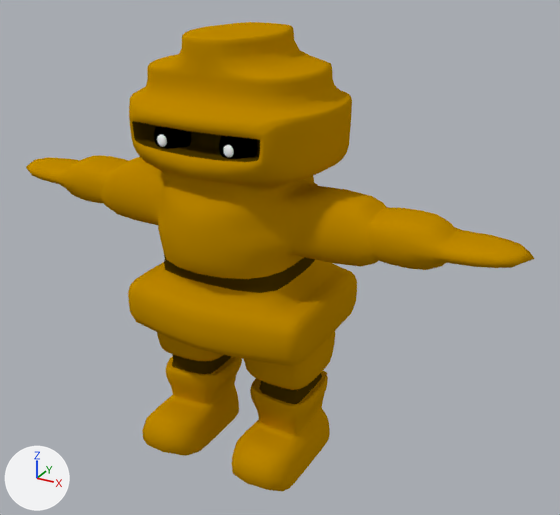
The Blender file Super Nova Dragon (3d)/Assets/SND/SND_Models/knight.blend, before and after one commit.
Rendered twice from a 50 mm camera at (8.1, -13.11, 6.36) aimed at (0.73, 0.31, -0.34). Lighting does not change. The marker at lower left points along +X, +Y and +Z.
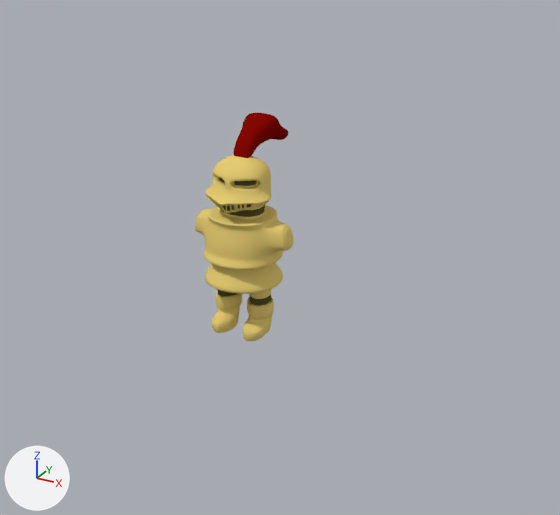
Edits to the bpy script that builds the scene:
```text
Add mat_material_001:
    mat_material_001 = diffuse_material('Material.001')
    mat_material_001.base_color = (0.8, 0.615, 0.177)  # yellow #e7ce75
Add mat_material_003:
    mat_material_003 = diffuse_material('Material.003')
    mat_material_003.base_color = (0.0908, 0.0871, 0.0239)  # dark yellow #55532b
Change me_sphere_001:
    used by ob_sphere; location = (0.74, -1.3, 2.5); scale = (0.4, 0.4, 0.4)
    remove me_sphere_001.from_pydata(...)  # 58 vertices, 64 faces; spans x -1.0..1.0, y -1.0..1.0, z -1.0..1.0
    remove me_sphere_001.materials.append(mat_eyes)  # black #000000
    add me_sphere_001.from_pydata(...)  # 379 vertices, 354 faces; spans x 0.0..1.16, y -1.15..1.15, z -2.07..1.95
    me_sphere_001 part 1: 58 vertices removed from x -1.0..1.0, y -1.0..1.0, z -1.0..1.0; 379 vertices added at x 0.0..1.16, y -1.15..1.15, z -2.07..1.95
    add me_sphere_001.materials.append(mat_material_001)  # yellow #e7ce75
    add me_sphere_001.materials.append(mat_material_003)  # dark yellow #55532b
Change ob_cube:
    ob_cube.location: (0.0, 0.0, 0.0) -> (0.0, 0.8, 2.0)
    ob_cube.scale: (1.0, 1.0, 1.0) -> (0.3, 1.0, 0.3)
    remove ob_cube.hide_set(True)  # its collection is switched off
Remove ob_sphere_002:
    ob_sphere_002 = bpy.data.objects.new('Sphere.002', me_sphere_005)
    ob_sphere_002.location = (-0.74, -1.64, 2.5)
    ob_sphere_002.scale = (0.12, 0.048, 0.12)
    _m = ob_sphere_002.modifiers.new('Subsurf', 'SUBSURF')
    _m.levels = 2
Remove ob_sphere_003:
    ob_sphere_003 = bpy.data.objects.new('Sphere.003', me_sphere_004)
    ob_sphere_003.location = (0.74, -1.64, 2.5)
    ob_sphere_003.scale = (0.12, 0.048, 0.12)
    _m = ob_sphere_003.modifiers.new('Subsurf', 'SUBSURF')
    _m.levels = 2
Remove ob_sphere_001:
    ob_sphere_001 = bpy.data.objects.new('Sphere.001', me_sphere_002)
    ob_sphere_001.location = (-0.74, -1.3, 2.5)
    ob_sphere_001.scale = (0.4, 0.4, 0.4)
    _m = ob_sphere_001.modifiers.new('Subsurf', 'SUBSURF')
    _m.levels = 2
Change ob_sphere:
    ob_sphere.location: (0.74, -1.3, 2.5) -> (0.0, 0.0, 0.0)
    ob_sphere.scale: (0.4, 0.4, 0.4) -> (1.0, 0.9, 1.0)
    add _m = ob_sphere.modifiers.new('Mirror', 'MIRROR')
    add _m.use_clip = True
Remove ob_cube_001:
    ob_cube_001 = bpy.data.objects.new('Cube.001', me_cube_001)
    ob_cube_001.location = (0.0, 0.0, 1.28)
    ob_cube_001.scale = (1.32, 1.32, 3.1)
    _m = ob_cube_001.modifiers.new('Mirror', 'MIRROR')
    _m.use_clip = True
    _m = ob_cube_001.modifiers.new('Subsurf', 'SUBSURF')
    _m.render_levels = 1
```

What differs and where, as boxes [x1, y1, x2, y2] in the pictures (560 x 515 px):
'Cube.001', deleted (yellow)
    before: [26, 22, 535, 491]
    faces in mat_gold (yellow #c28c00): [26, 22, 535, 491]
    faces in mat_inner_eyes (brown #4a3600): [132, 121, 322, 404]
'Sphere', reshaped, moved, rescaled, modifiers changed
    before: [219, 135, 258, 159]
    after: [195, 155, 293, 341]
'Cube', shown
    after: [234, 113, 289, 158]
'Sphere.001', deleted (black)
    before: [154, 126, 191, 149]
'Sphere.003', deleted
    before: [224, 145, 234, 157]
'Sphere.002', deleted
    before: [157, 135, 167, 147]
